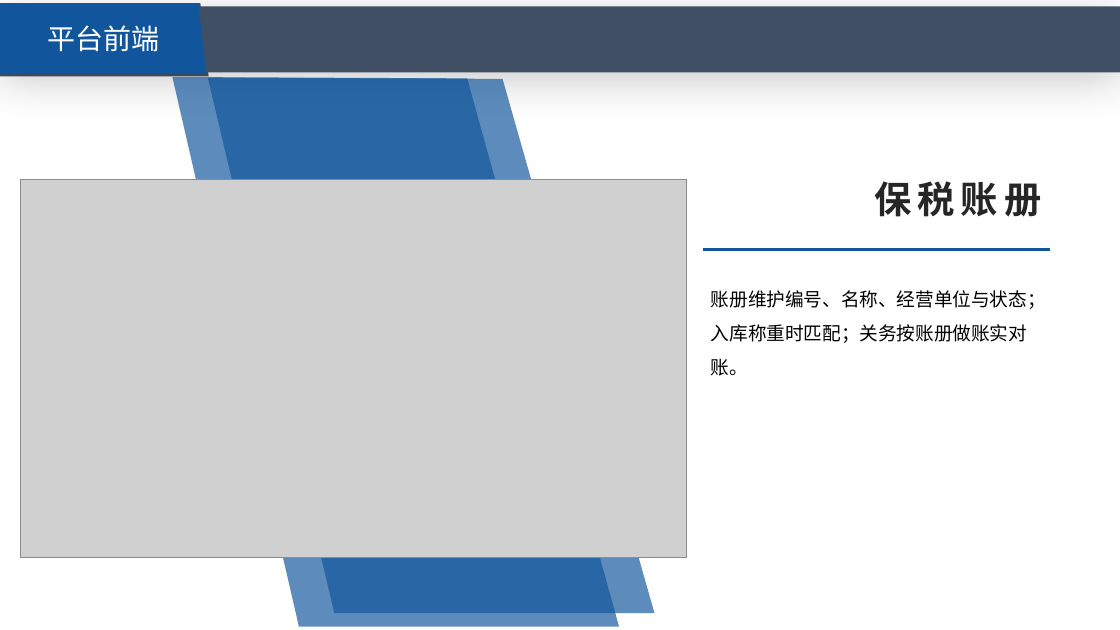
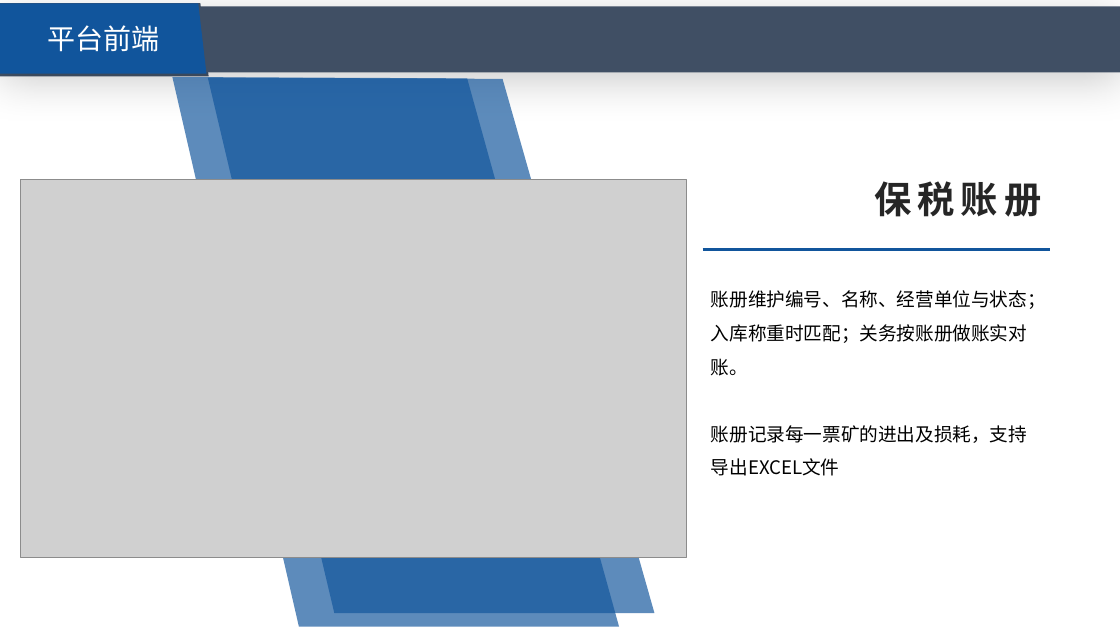
Before and after one commit to wws1993/v4-wms, a slide deck: slide 17 of docs/汇报/WMS系统软件建设方案汇报.pptx. Drawn at 1120x630 pixels with LibreOffice and Linux fonts; fonts in the diff are those of the drawing; grey boxes stand for pictures. Boxes give left, top, right and bottom in pixels: in the first picture for what was removed or moved away, otherwise in the second. Text is boxed around its words. In the diff, an @@ line names an element or a change of style, - is before the commit and + after.

```diff
--- a/docs/汇报/WMS系统软件建设方案汇报.pptx
+++ b/docs/汇报/WMS系统软件建设方案汇报.pptx
@@ text at [711,290,1046,476]: text changed @@
-账册维护编号、名称、经营单位与状态；入库称重时匹配；关务按账册做账实对账。
+账册维护编号、名称、经营单位与状态；入库称重时匹配；关务按账册做账实对账。
+账册记录每一票矿的进出及损耗，支持导出EXCEL文件
```
Also in this commit, not shown: 4 other slides changed, 13 other files.
